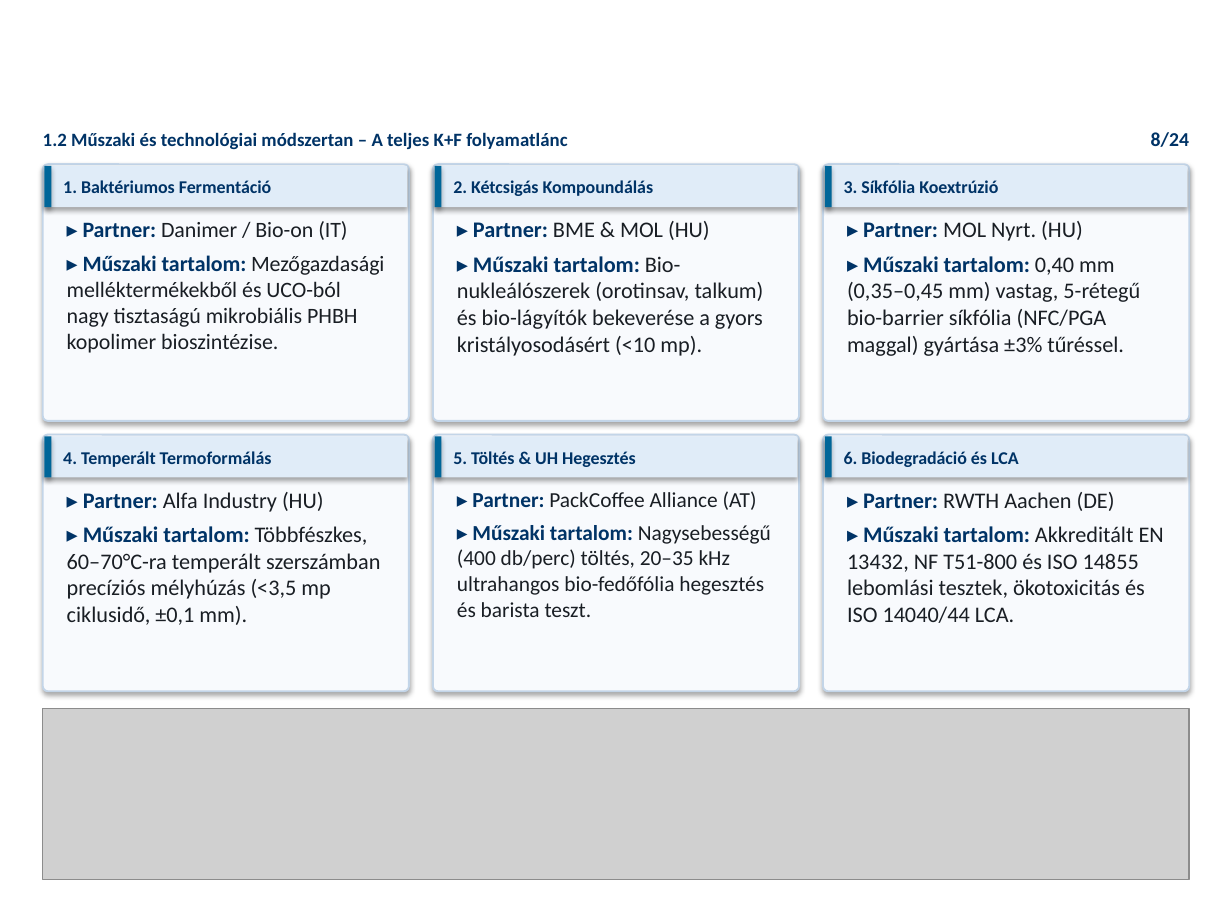
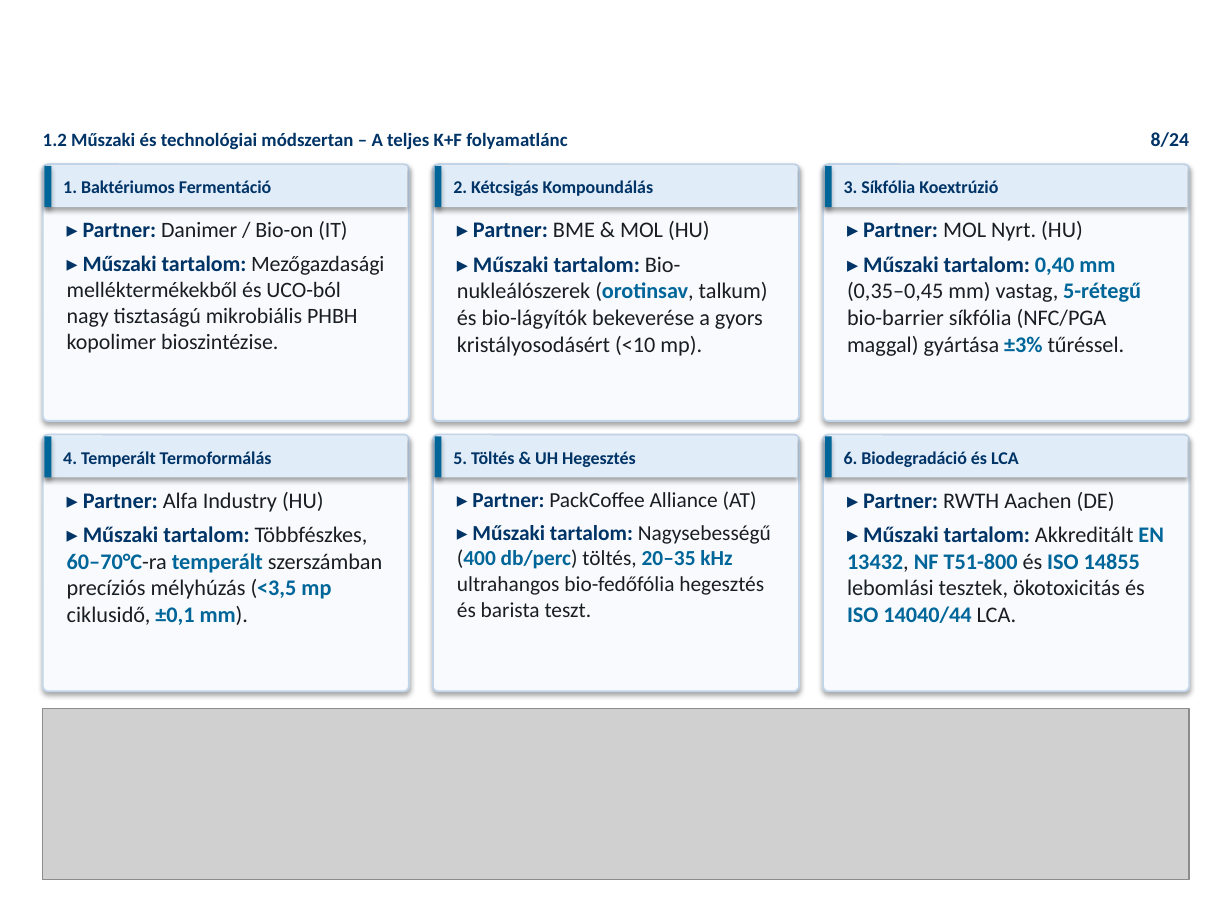
Before and after one commit to RMarci44/Fenntarthato-hulladek-projekt, a slide deck: slide 8 of PHACK_Prezentacio_Vegleges.pptx. Drawn at 1232x924 pixels with LibreOffice and Linux fonts; fonts in the diff are those of the drawing; grey boxes stand for pictures; background and template pictures are left out. Boxes give left, top, right and bottom in pixels: in the first picture for what was removed or moved away, otherwise in the second. Text is boxed around its words. In the diff, an @@ line names an element or a change of style, - is before the commit and + after.

```diff
--- a/PHACK_Prezentacio_Vegleges.pptx
+++ b/PHACK_Prezentacio_Vegleges.pptx
@@ text at [457,256,768,356]: text colour #191E24 to #006699, bold on in "(orotinsav," @@
@@ text at [847,256,1141,356]: text colour #191E24 to #006699, bold on in "0,40 mm 5-rétegű ±3%" @@
@@ text at [67,526,382,625]: text colour #191E24 to #006699, bold on in "60–70°C-ra temperált (<3,5 mp ±0,1 mm)." @@
@@ text at [457,525,771,617]: text colour #191E24 to #006699, bold on in "(400 db/perc) 20–35 kHz" @@
@@ text at [847,526,1163,623]: text colour #191E24 to #006699, bold on in "EN 13432, NF T51-800 ISO 14855 ISO ..." @@
```
Also in this commit, not shown: 18 other slides changed, 27 other files.
